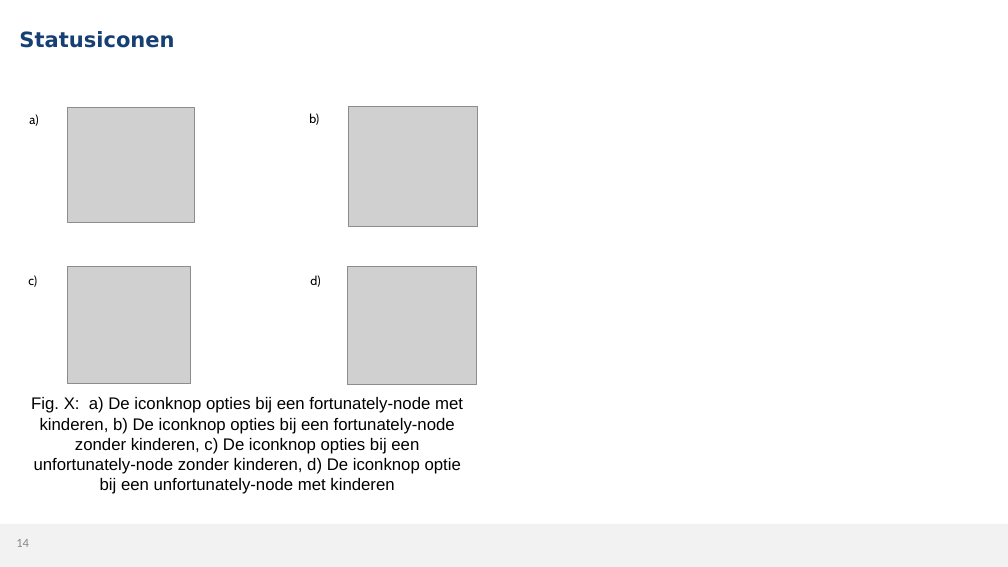
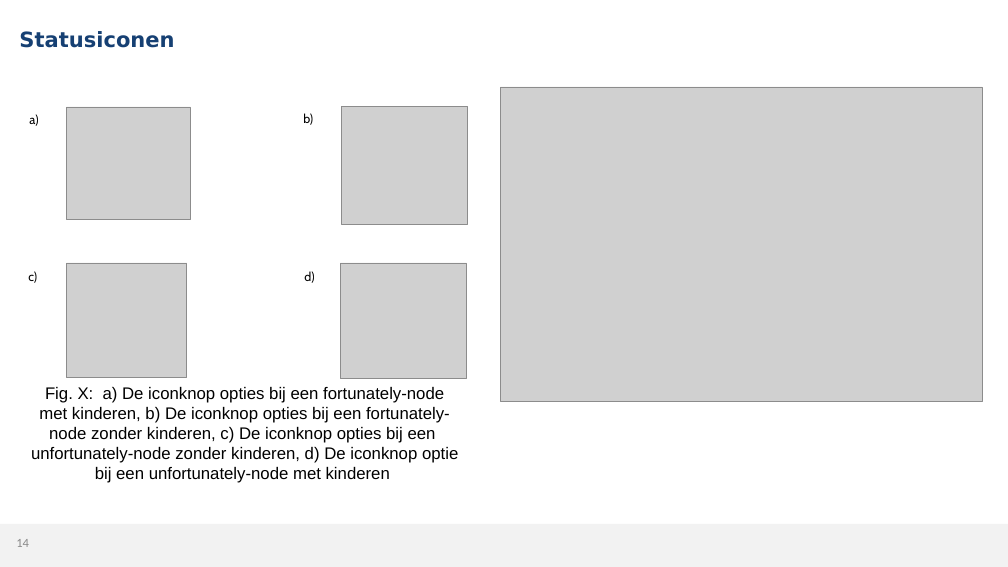
Before and after one commit to MikaG-1952764/masterproef, a slide deck: slide 14 of MP2526_Verdediging.pptx. Drawn at 1008x567 pixels with LibreOffice and Linux fonts; fonts in the diff are those of the drawing; grey boxes stand for pictures; background and template pictures are left out. Boxes give left, top, right and bottom in pixels: in the first picture for what was removed or moved away, otherwise in the second. Text is boxed around its words. In the diff, an @@ line names an element or a change of style, - is before the commit and + after.

```diff
--- a/MP2526_Verdediging.pptx
+++ b/MP2526_Verdediging.pptx
@@ picture added at (501,87,982,402) @@
@@ text "b)": place and size @@
-text "b)" at (309,113,319,125)
+text "b)" at (303,113,313,125)
@@ picture: place and size @@
-picture at (349,106,477,227)
+picture at (342,106,468,224)
@@ text "c)": place and size @@
-text "c)" at (28,275,37,287)
+text "c)" at (28,271,37,283)
@@ picture: place and size @@
-picture at (67,266,191,383)
+picture at (67,263,187,378)
@@ text "d)": place and size @@
-text "d)" at (310,275,320,287)
+text "d)" at (304,271,314,283)
@@ picture: place and size @@
-picture at (348,266,476,384)
+picture at (340,263,467,379)
@@ text "Fig. X: a) De iconknop ...": place and size @@
-text "Fig. X: a) De iconknop ..." at (31,397,463,494)
+text "Fig. X: a) De iconknop ..." at (31,387,458,483)
@@ text at (39,387,450,443): text changed @@
-Fig. X: a) De iconknop opties bij een fortunately-node met
-kinderen, b) De iconknop opties bij een fortunately-node
-zonder kinderen, c) De iconknop opties bij een
+Fig. X: a) De iconknop opties bij een fortunately-node met kinderen, b) De iconknop opties bij een fortunately-node zonder kinderen, c) De iconknop opties bij een
```
Also in this commit, not shown: 3 other slides changed, 1 other file.
